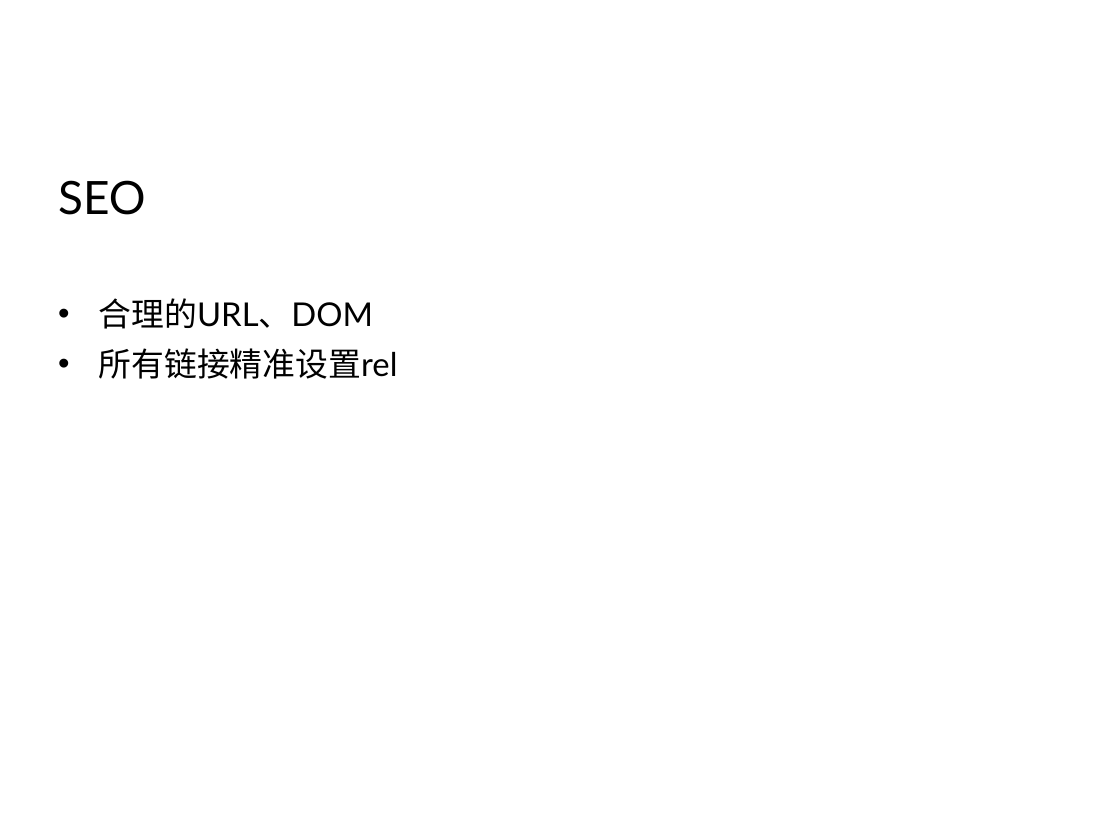
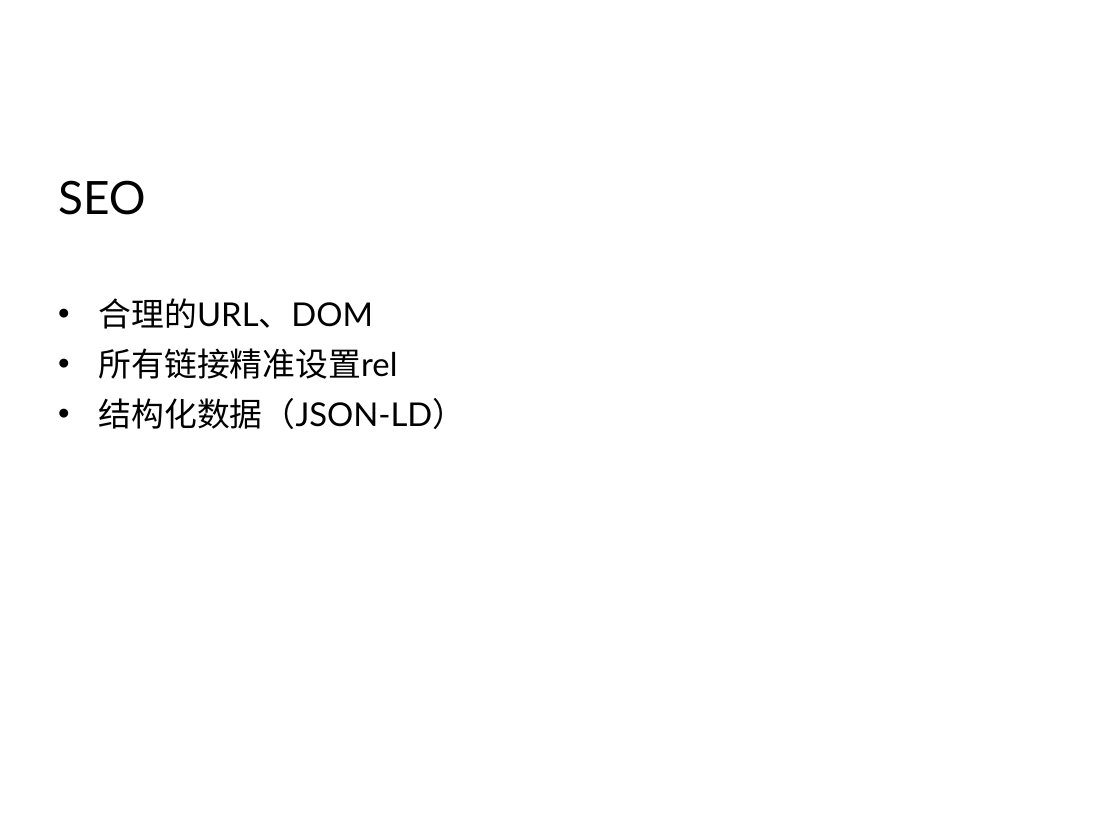
Before and after one commit to Vanessa219/b3log-index, a slide deck: slide 24 of src/sym/syme-intro.pptx (slide 23 before the commit). Drawn at 1120x840 pixels with LibreOffice and Linux fonts; fonts in the diff are those of the drawing; background and template pictures are left out. Boxes give left, top, right and bottom in pixels: in the first picture for what was removed or moved away, otherwise in the second. Text is boxed around its words. In the diff, an @@ line names an element or a change of style, - is before the commit and + after.

```diff
--- a/src/sym/syme-intro.pptx
+++ b/src/sym/syme-intro.pptx
@@ text at [99, 398, 466, 429]: paragraph added @@
+• 结构化数据（JSON-LD）
```
Also in this commit, not shown: 9 other slides changed, 1 slide added.
